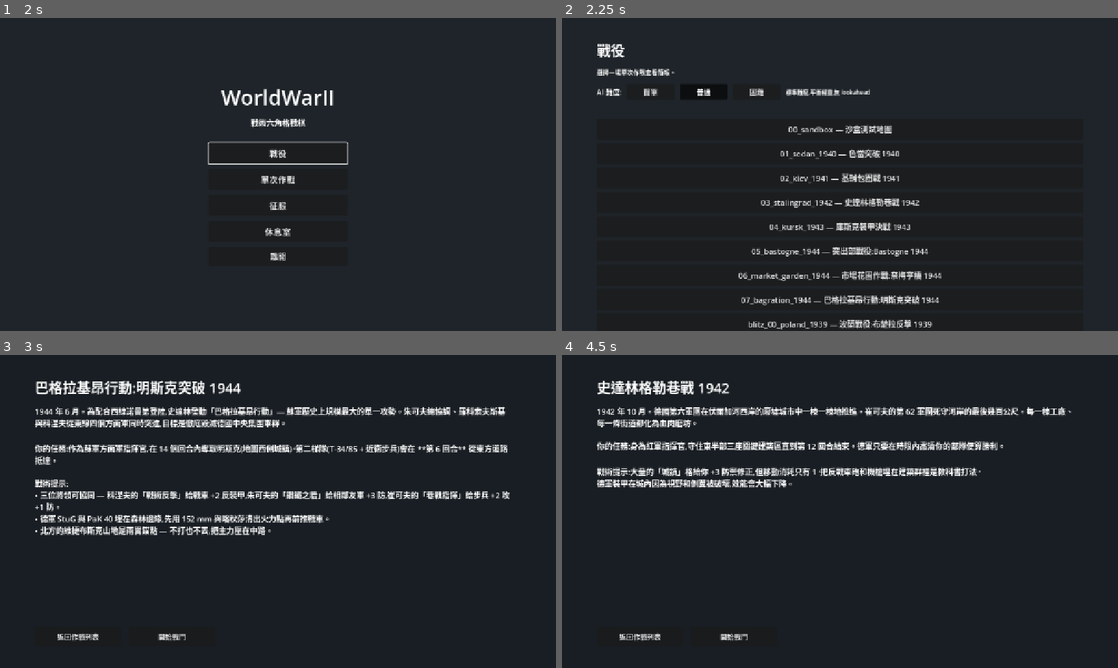
Above: before the commit, frames 1-4 (two rows, left to right).
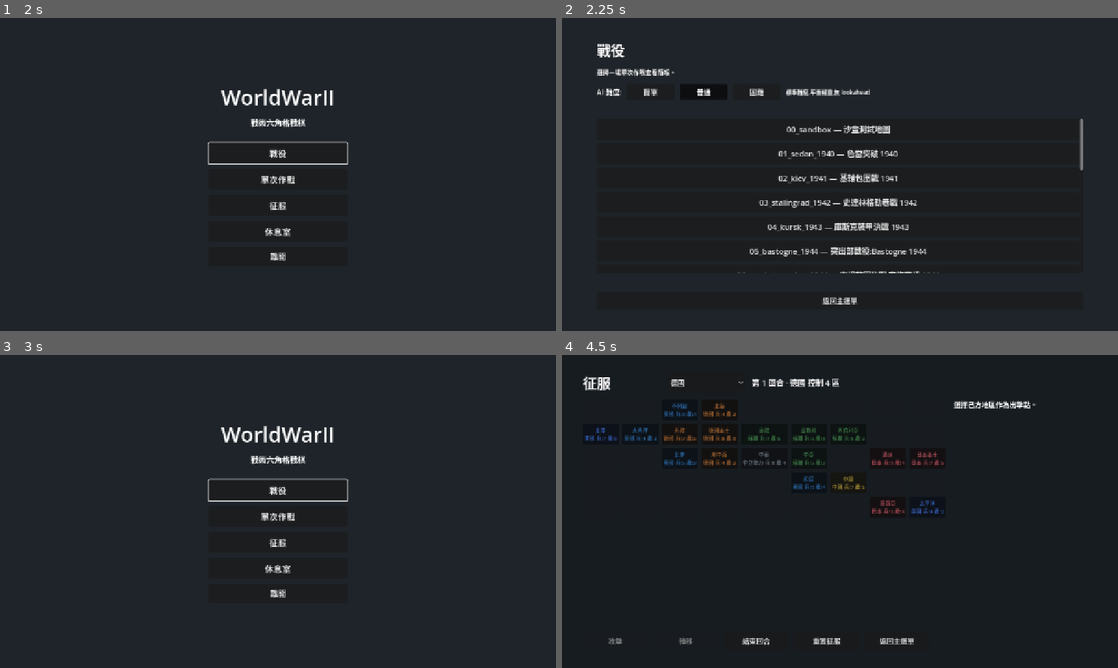
Above: after the commit, the same moments.

Repository: Fischer-Zhang/WorldWarII
Game: Godot game, scene res://scenes/main_menu.tscn
The game is run twice, just before and just after one commit, with the same random seed, the same clock (stepped at 60 frames per second) and the same inputs.
Inputs (mouse positions are in pixels of both pictures, inside the frame that each line leads up to):
- Up to frame 1 (2 s): click "戰役" at 0.5 s; click "返回主選單" at 1.25 s
- Up to frame 2 (2.25 s): click "單次作戰" at 2 s
- Up to frame 3 (3 s): click (278, 636) at 2.75 s, where only the run after the commit has a clickable "返回主選單"
- Up to frame 4 (4.5 s): click (639, 636) at 3.5 s, where only the run before the commit has a clickable "返回作戰列表"; click (840, 542) at 4.25 s, where only the run after the commit has a clickable "征服"

Frame 1 is identical in both runs. In frame 2, 3.8% of the frame differs, in the area x 31-94%, y 32-100%; in frame 3, 10%, in the area x 6-92%, y 8-92%; in frame 4, 9.1%.

Commit message:
Fix overflowing menu list layouts

Diff:
--- a/scenes/campaign.tscn
+++ b/scenes/campaign.tscn
@@ -42,8 +42,11 @@
 theme_override_font_sizes/font_size = 18
 text = ""
 
-[node name="List" type="VBoxContainer" parent="Margin/VBox"]
+[node name="ListScroll" type="ScrollContainer" parent="Margin/VBox"]
 size_flags_vertical = 3
+
+[node name="List" type="VBoxContainer" parent="Margin/VBox/ListScroll"]
+size_flags_horizontal = 3
 theme_override_constants/separation = 6
 
 [node name="Spacer2" type="Control" parent="Margin/VBox"]
--- a/scenes/scenario_select.tscn
+++ b/scenes/scenario_select.tscn
@@ -64,8 +64,11 @@
 [node name="Spacer1" type="Control" parent="Margin/VBox"]
 custom_minimum_size = Vector2(0, 12)
 
-[node name="List" type="VBoxContainer" parent="Margin/VBox"]
+[node name="ListScroll" type="ScrollContainer" parent="Margin/VBox"]
 size_flags_vertical = 3
+
+[node name="List" type="VBoxContainer" parent="Margin/VBox/ListScroll"]
+size_flags_horizontal = 3
 theme_override_constants/separation = 8
 
 [node name="Spacer2" type="Control" parent="Margin/VBox"]
--- a/scripts/ui/campaign.gd
+++ b/scripts/ui/campaign.gd
@@ -2,7 +2,7 @@
 
 const CampaignManager := preload("res://scripts/scenario/campaign_manager.gd")
 
-@onready var list: VBoxContainer = $Margin/VBox/List
+@onready var list: VBoxContainer = $Margin/VBox/ListScroll/List
 @onready var status_label: Label = $Margin/VBox/Status
 @onready var continue_button: Button = $Margin/VBox/Buttons/ContinueButton
 @onready var reset_button: Button = $Margin/VBox/Buttons/ResetButton
--- a/scripts/ui/conquest.gd
+++ b/scripts/ui/conquest.gd
@@ -49,6 +49,7 @@
 var selected_region_id := ""
 var target_region_id := ""
 var _refreshing_country := false
+var _map_button_size := Vector2(116, 74)
 
 func _ready() -> void:
 	state = CampaignManager.load_state()
@@ -99,12 +100,13 @@
 	]
 	var regions: Dictionary = conquest.get("regions", {})
 	map_grid.columns = 9
+	_update_map_button_size()
 	for y in range(5):
 		for x in range(9):
 			var region := _region_at(regions, x, y)
 			var btn := Button.new()
-			btn.custom_minimum_size = Vector2(116, 74)
-			btn.add_theme_font_size_override("font_size", 14)
+			btn.custom_minimum_size = _map_button_size
+			btn.add_theme_font_size_override("font_size", 12 if _map_button_size.x < 100.0 else 14)
 			if region.is_empty():
 				btn.text = ""
 				btn.disabled = true
@@ -123,6 +125,15 @@
 				btn.pressed.connect(func(): _select_region(rid))
 			map_grid.add_child(btn)
 	_update_detail()
+
+func _update_map_button_size() -> void:
+	var body_width: float = max(720.0, $Margin/VBox/Body.size.x)
+	var detail_width: float = 330.0
+	var body_sep: float = 18.0
+	var grid_gap: float = 8.0
+	var available_width: float = body_width - detail_width - body_sep - grid_gap * 8.0
+	var cell_width: float = clamp(floor(available_width / 9.0), 72.0, 116.0)
+	_map_button_size = Vector2(cell_width, clamp(floor(cell_width * 0.64), 48.0, 74.0))
 
 func _clear_map() -> void:
 	for child in map_grid.get_children():
--- a/scripts/ui/scenario_select.gd
+++ b/scripts/ui/scenario_select.gd
@@ -6,7 +6,7 @@
 	"hard":   "啟用 1 步 lookahead,AI 會評估「我走這步後玩家最強反擊」",
 }
 
-@onready var list: VBoxContainer = $Margin/VBox/List
+@onready var list: VBoxContainer = $Margin/VBox/ListScroll/List
 @onready var back_button: Button = $Margin/VBox/BackButton
 @onready var easy_btn: Button = $Margin/VBox/DifficultyRow/EasyButton
 @onready var normal_btn: Button = $Margin/VBox/DifficultyRow/NormalButton
